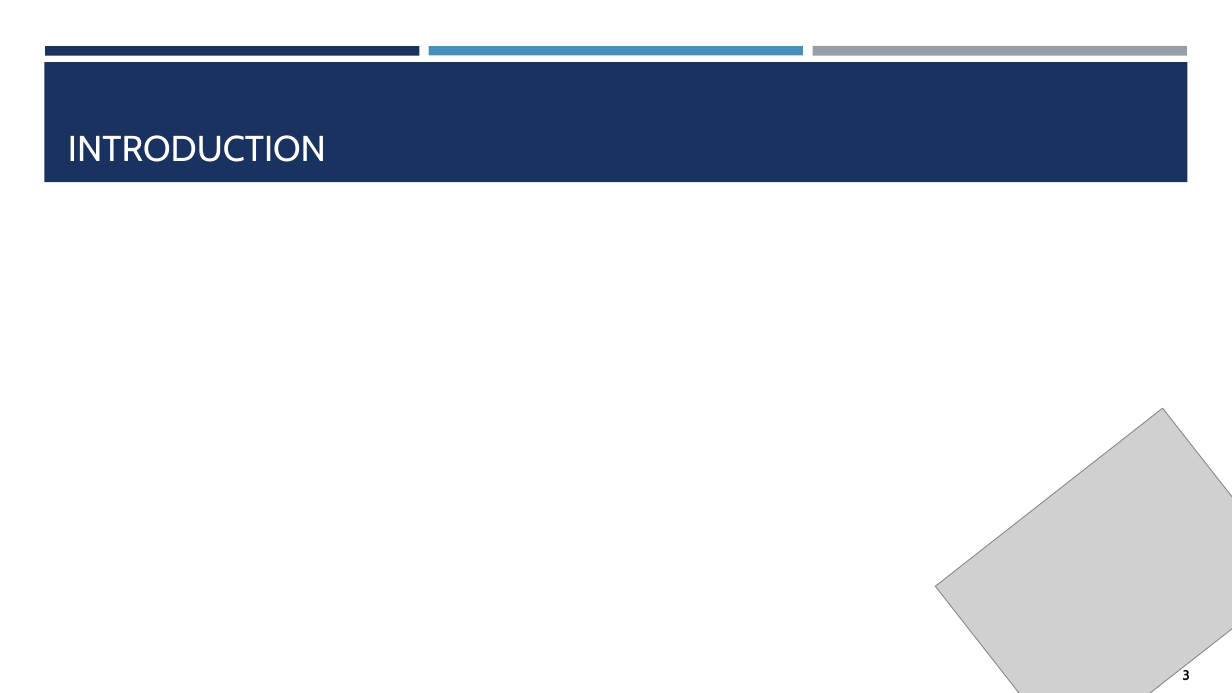
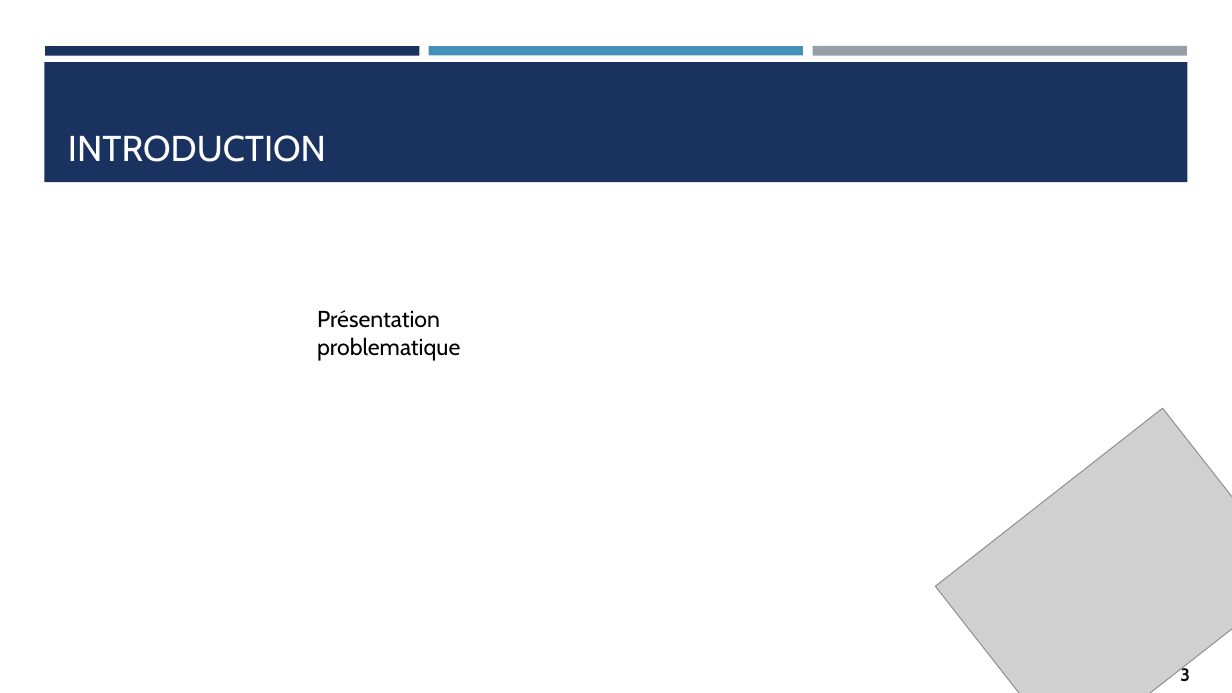
Before and after one commit to saklyayoub/bonchoix.net, a slide deck: slide 3 of global/Présentation.pptx. Drawn at 1232x693 pixels with LibreOffice and Linux fonts; fonts in the diff are those of the drawing; grey boxes stand for pictures. Boxes give left, top, right and bottom in pixels: in the first picture for what was removed or moved away, otherwise in the second. Text is boxed around its words. In the diff, an @@ line names an element or a change of style, - is before the commit and + after.

```diff
--- a/global/Présentation.pptx
+++ b/global/Présentation.pptx
@@ text added at (x1=317, y1=310, x2=460, y2=361), 18 pt, text #000000 @@
+Présentation
+problematique
@@ page number at (x1=1180, y1=666, x2=1190, y2=682): size 11 to 14 pt @@
```
Also in this commit, not shown: 9 other slides changed, 1 slide added, 3 slides removed.
